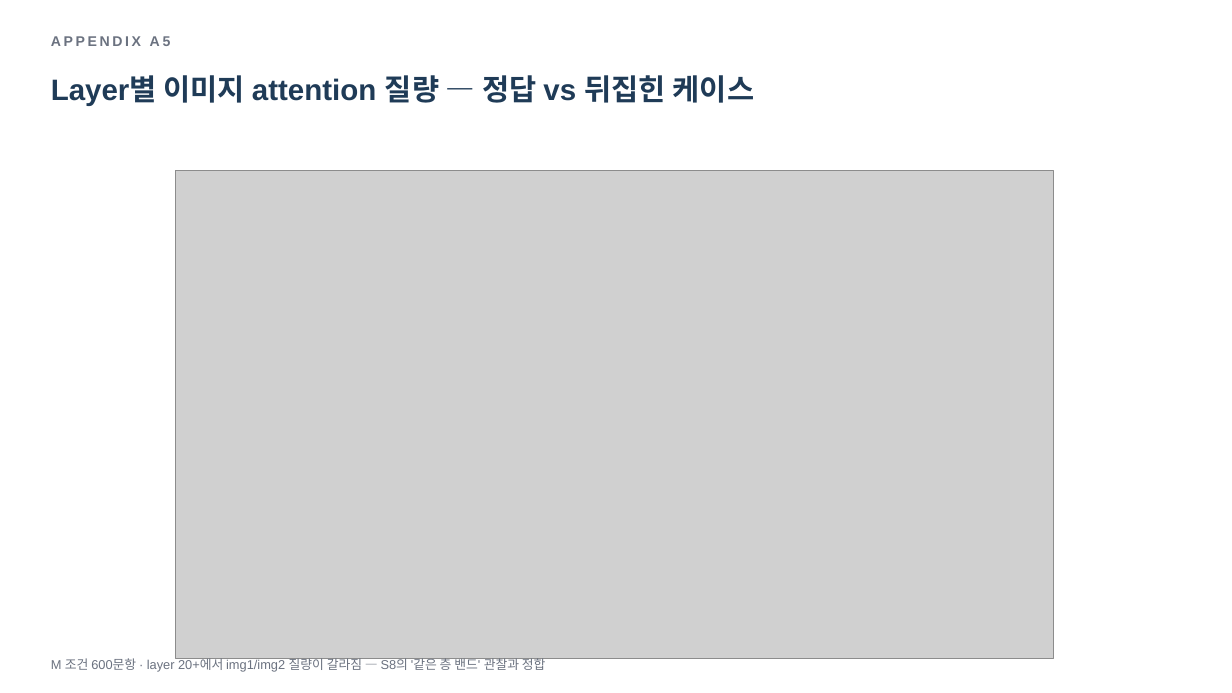
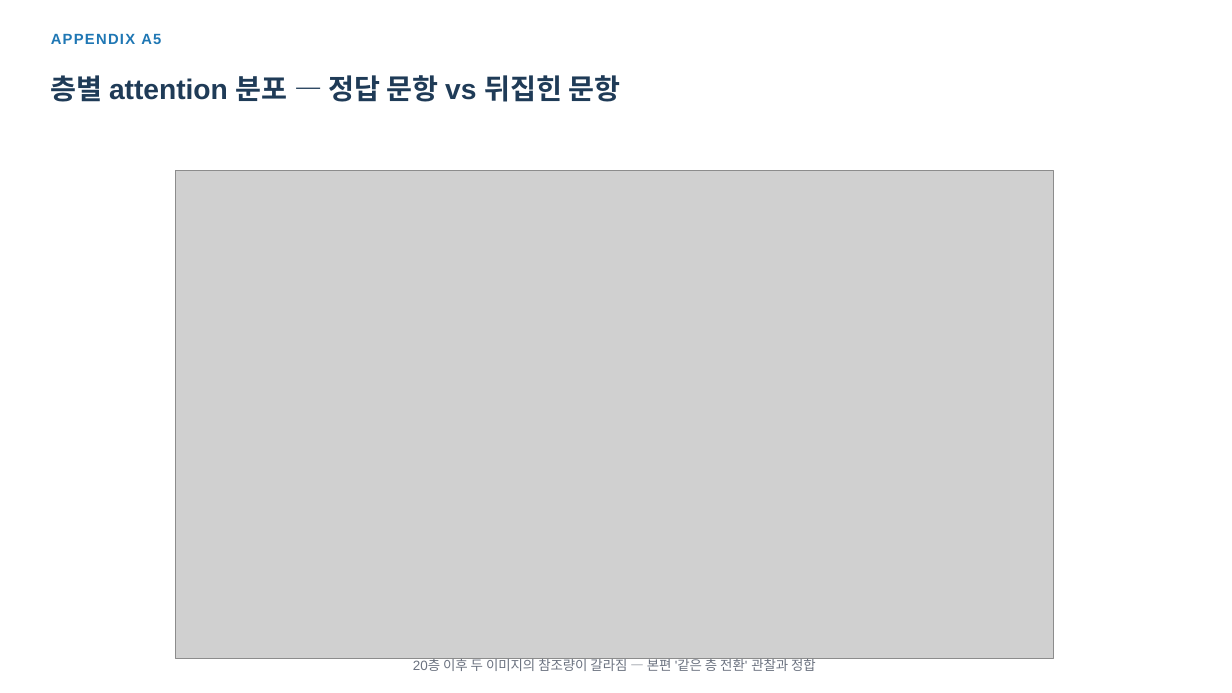
Before and after one commit to hsmai/Source-Depth, a slide deck: slide 20 of meeting/SourceDepth_Phase0_meeting.pptx (slide 19 before the commit). Drawn at 1232x693 pixels with LibreOffice and Linux fonts; fonts in the diff are those of the drawing; grey boxes stand for pictures. Boxes give left, top, right and bottom in pixels: in the first picture for what was removed or moved away, otherwise in the second. Text is boxed around its words. In the diff, an @@ line names an element or a change of style, - is before the commit and + after.

```diff
--- a/meeting/SourceDepth_Phase0_meeting.pptx
+++ b/meeting/SourceDepth_Phase0_meeting.pptx
@@ text "APPENDIX A5" at <box>51,34,161,44</box>: size 11 to 11.5 pt, text colour #6B7280 to #1F77B4, letter spacing 2 to 1 pt @@
@@ text at <box>51,75,621,102</box>: text changed; size 23 to 22 pt @@
-Layer별 이미지 attention 질량 — 정답 vs 뒤집힌 케이스
+층별 attention 분포 — 정답 문항 vs 뒤집힌 문항
@@ text at <box>413,656,816,671</box>: text changed; size 10 to 10.5 pt @@
-M 조건 600문항 · layer 20+에서 img1/img2 질량이 갈라짐 — S8의 '같은 층 밴드' 관찰과 정합
+20층 이후 두 이미지의 참조량이 갈라짐 — 본편 '같은 층 전환' 관찰과 정합
```
Also in this commit, not shown: 6 other slides changed, 15 slides added, 14 slides removed, 2 other files.
